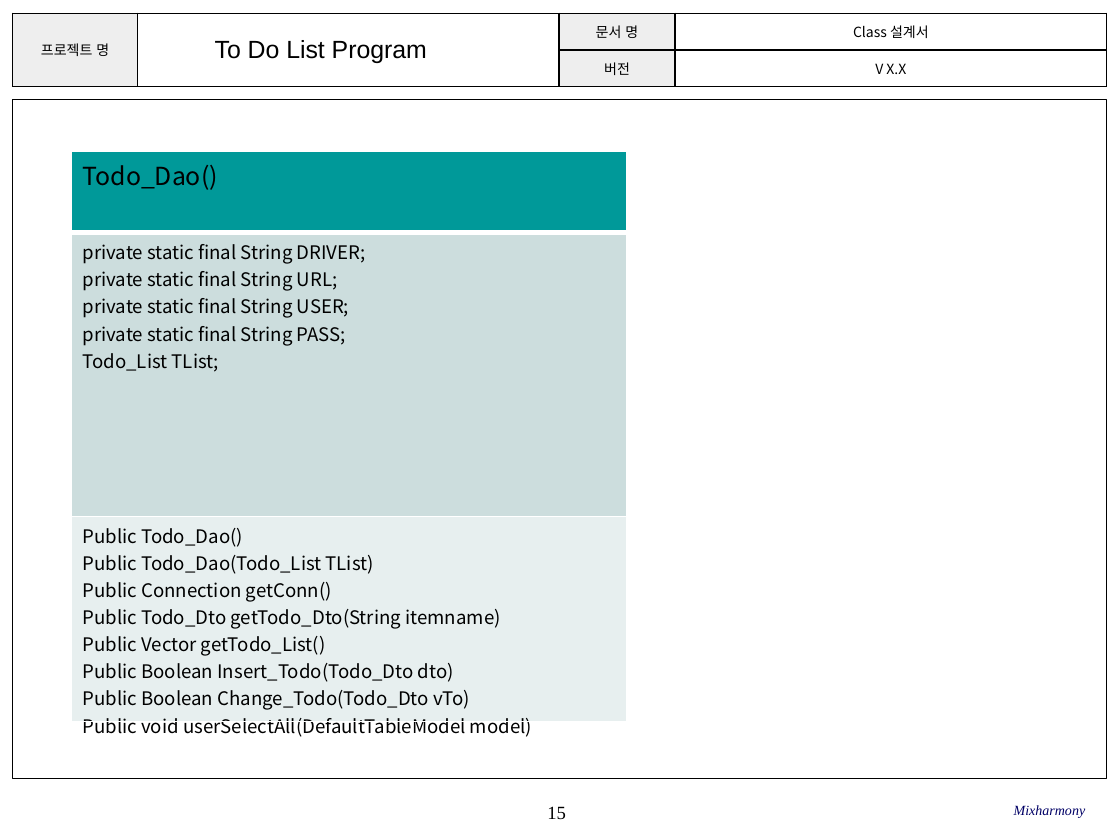
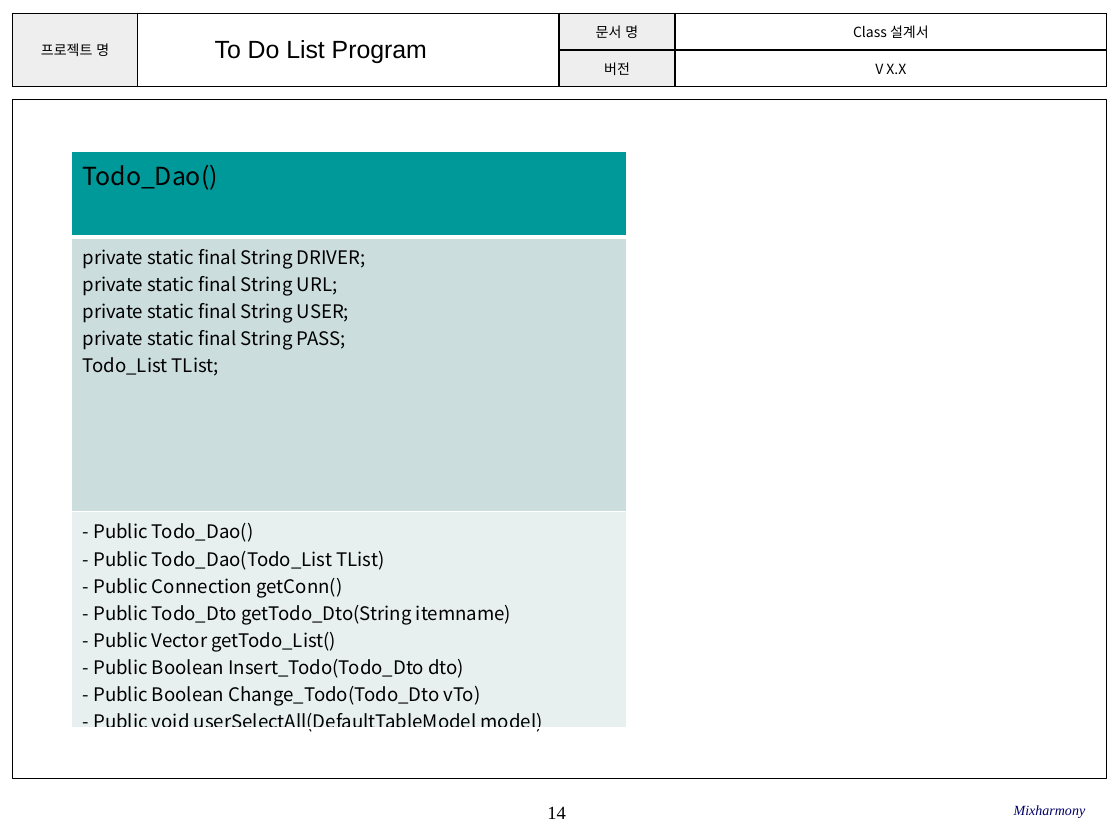
Before and after one commit to SE-admin/SE2017_2_mixharmony, a slide deck: slide 14 of doc/3_ 설계서/Class Design.pptx (slide 15 before the commit). Drawn at 1120x840 pixels with LibreOffice and Linux fonts; fonts in the diff are those of the drawing; background and template pictures are left out. Boxes give left, top, right and bottom in pixels: in the first picture for what was removed or moved away, otherwise in the second. Text is boxed around its words. In the diff, an @@ line names an element or a change of style, - is before the commit and + after.

```diff
--- a/doc/3_ 설계서/Class Design.pptx
+++ b/doc/3_ 설계서/Class Design.pptx
@@ table at <box>72,151,627,736</box> @@
-row 3, column 1: Public Todo_Dao() / Public Todo_Dao(Todo_List TList) / Public Connection getConn() / Public Todo_Dto getTodo_Dto(String itemname) / Public Vector getTodo_List() / Public Boolean Insert_Todo(Todo_Dto dto) / Public Boolean Change_Todo(Todo_Dto vTo) / Public void userSelectAll(DefaultTableModel model)
+row 3, column 1: - Public Todo_Dao() / - Public Todo_Dao(Todo_List TList) / - Public Connection getConn() / - Public Todo_Dto getTodo_Dto(String itemname) / - Public Vector getTodo_List() / - Public Boolean Insert_Todo(Todo_Dto dto) / - Public Boolean Change_Todo(Todo_Dto vTo) / - Public void userSelectAll(DefaultTableModel model)
@@ page number at <box>547,806,566,819</box>: text changed @@
-15
+14
```
Also in this commit, not shown: 12 other slides changed, 2 slides removed.
